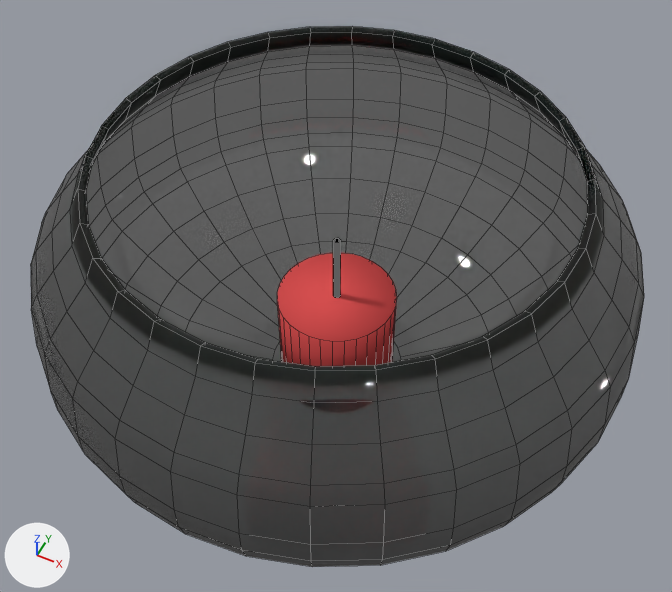
Before and after pictures for a commit that changed the Blender file The Bar/01 Models/candle.blend.
Before and after are seen from a 50 mm lens placed at (3.89, -7.8, 11.38), pointed at (0.19, -0.41, 2.14). The lights are fixed; the arrows at lower left show +X, +Y and +Z. Mesh edges are drawn as thin lines.
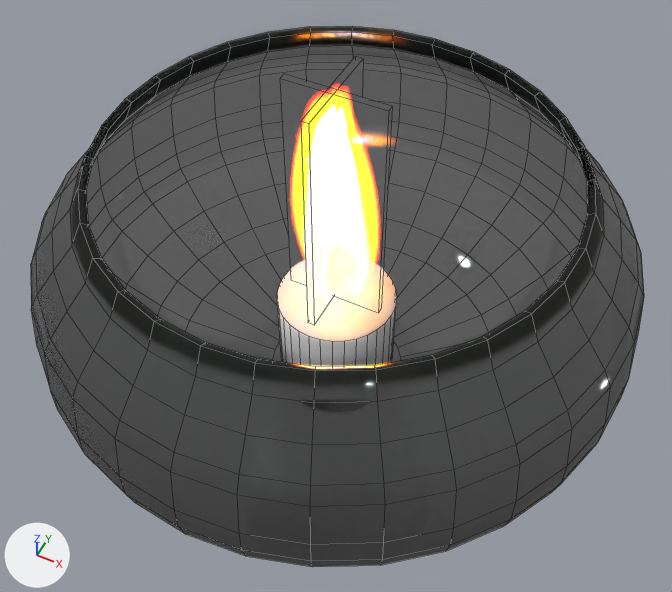
Commit message: Updated file candle

What differs and where, as boxes (x1, y1, x2, y2) in the pictures (672 x 592 px):
'Circle', recoloured, reshaped
    both: (31, 26, 644, 567)
part 1 of me_circle, deleted
    before: (333, 238, 341, 298)
part 2 of me_circle, added
    after: (280, 56, 392, 325)

Diff of the bpy script that builds the scene:
```diff
--- a/The Bar/01 Models/candle.blend.py
+++ b/The Bar/01 Models/candle.blend.py
@@ img_candle_png @@
+img_candle_png = load_image('candle.png', '../02 Textures/candle.png', 165, 400, 'sRGB')
@@ mat_wax @@
 mat_wax = diffuse_material('wax')
-mat_wax.base_color = (0.8, 0.0937, 0.0937)  # red #e75656
+mat_wax.base_color = (0.8, 0.8, 0.8)  # white #e7e7e7
@@ mat_flame @@
+mat_flame = bpy.data.materials.new('flame')
+# uses the picture img_candle_png
@@ me_circle @@
 # used by ob_circle; location = (0.0, 0.0, 0.0)
 # verts and faces of me_circle; kept vertices keep their numbers, new ones are numbered from 544
-me_circle.from_pydata(...)  # 544 vertices, 452 faces; spans x -4.02..4.02, y -4.02..4.02, z -0.02..3.98
+me_circle.from_pydata(...)  # 488 vertices, 420 faces; spans x -4.02..4.02, y -4.02..4.02, z -0.02..5.11
+# me_circle part 1: the loose piece of 64 vertices spanning x -0.05..0.05, y -0.05..0.05, z 1.66..2.73 is deleted
+# me_circle part 2
+verts[544] = (0.68, 0.0, 1.73)
+verts[545] = (-0.68, 0.0, 1.73)
+verts[546] = (0.0, -0.68, 1.73)
+verts[547] = (0.0, 0.68, 1.73)
+for new, old in zip([*range(548, 552)], [*range(544, 548)]): verts[new] = verts[old] + (0.0, 0.0, 3.38)
+faces += [(544, 545, 549, 548), (546, 547, 551, 550)]  # mat_flame
 me_circle.materials.append(mat_glass)
 me_circle.materials.append(mat_wax)
-me_circle.materials.append(mat_untitled)  # black #000000
+me_circle.materials.append(mat_flame)
```
